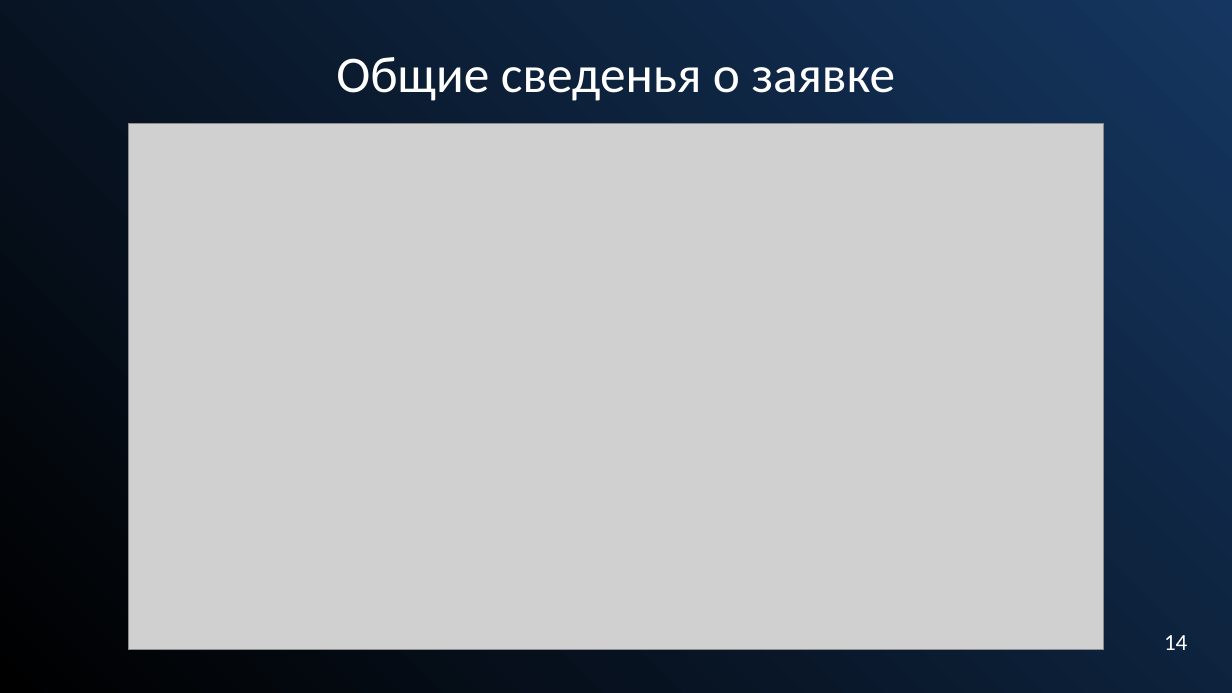
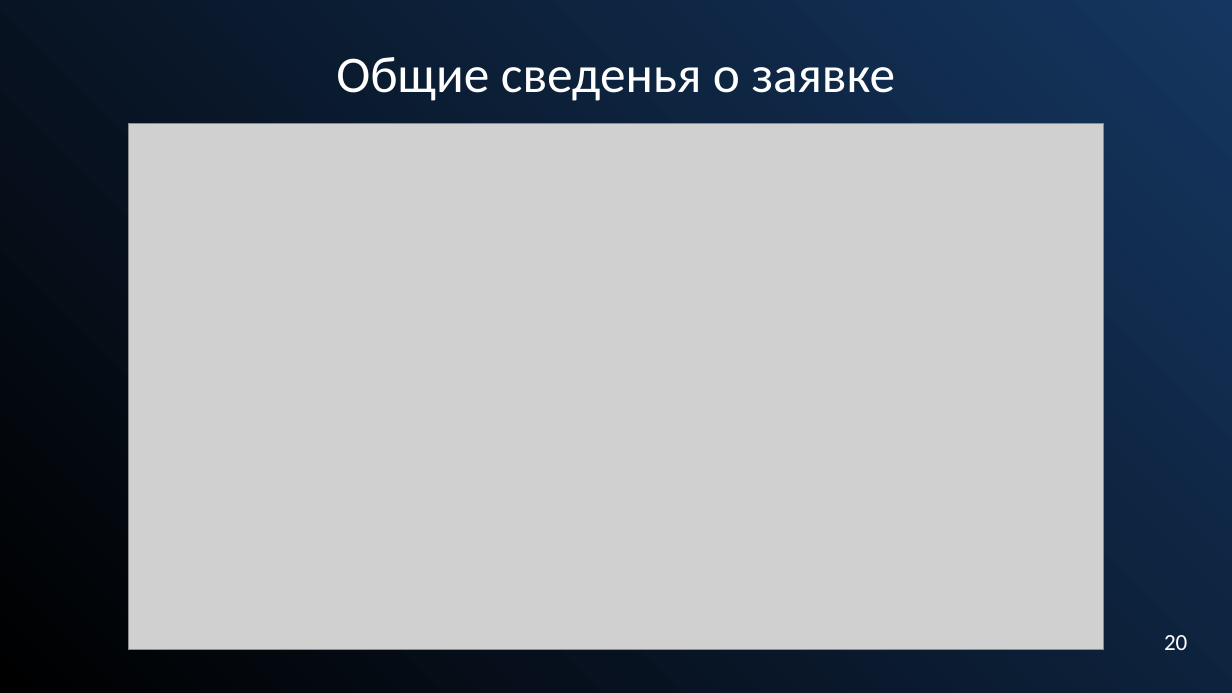
Before and after one commit to Alfamodik/AirCharter, a slide deck: slide 21 of Docs/ВКР/Презентация на защиту диплома.pptx (slide 20 before the commit). Drawn at 1232x693 pixels with LibreOffice and Linux fonts; fonts in the diff are those of the drawing; grey boxes stand for pictures. Boxes give left, top, right and bottom in pixels: in the first picture for what was removed or moved away, otherwise in the second. Text is boxed around its words. In the diff, an @@ line names an element or a change of style, - is before the commit and + after.

```diff
--- a/Docs/ВКР/Презентация на защиту диплома.pptx
+++ b/Docs/ВКР/Презентация на защиту диплома.pptx
@@ text at [1164,635,1187,650]: text changed @@
-14
+20
```
Also in this commit, not shown: 16 other slides changed, 5 slides added, 1 slide removed, 3 other files.
